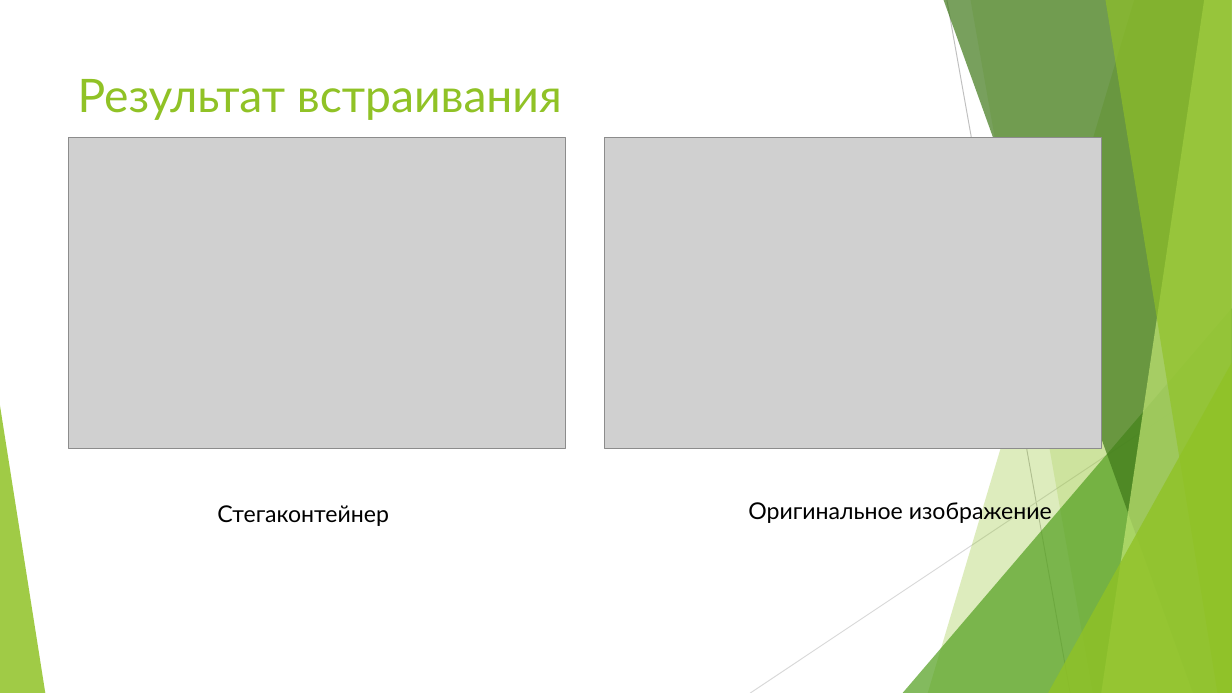
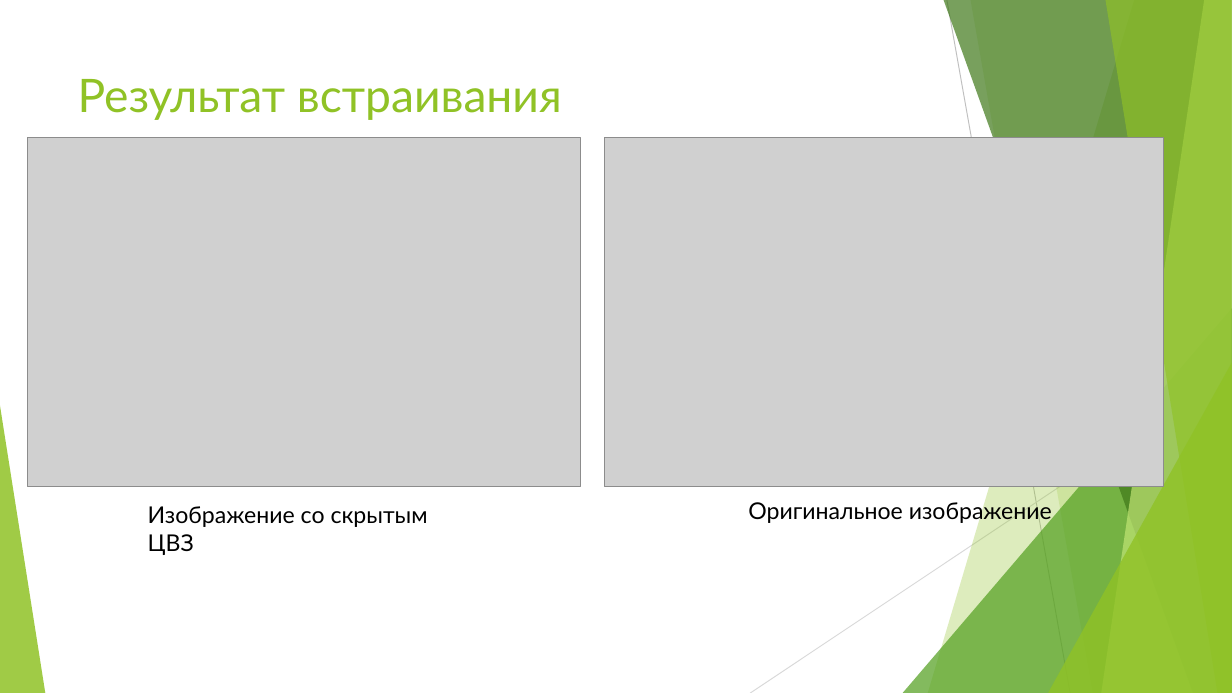
Before and after one commit to Kubyshev/kurs_stega, a slide deck: slide 11 of stegoKurs/Курсовая.pptx. Drawn at 1232x693 pixels with LibreOffice and Linux fonts; fonts in the diff are those of the drawing; grey boxes stand for pictures. Boxes give left, top, right and bottom in pixels: in the first picture for what was removed or moved away, otherwise in the second. Text is boxed around its words. In the diff, an @@ line names an element or a change of style, - is before the commit and + after.

```diff
--- a/stegoKurs/Курсовая.pptx
+++ b/stegoKurs/Курсовая.pptx
@@ picture: place and size @@
-picture at (68, 138, 566, 448)
+picture at (28, 138, 580, 487)
@@ picture: place and size @@
-picture at (604, 138, 1102, 448)
+picture at (604, 138, 1164, 487)
@@ text at (148, 506, 428, 555): text changed @@
-Стегаконтейнер
+Изображение со скрытым ЦВЗ
```
Also in this commit, not shown: 9 other slides changed.
